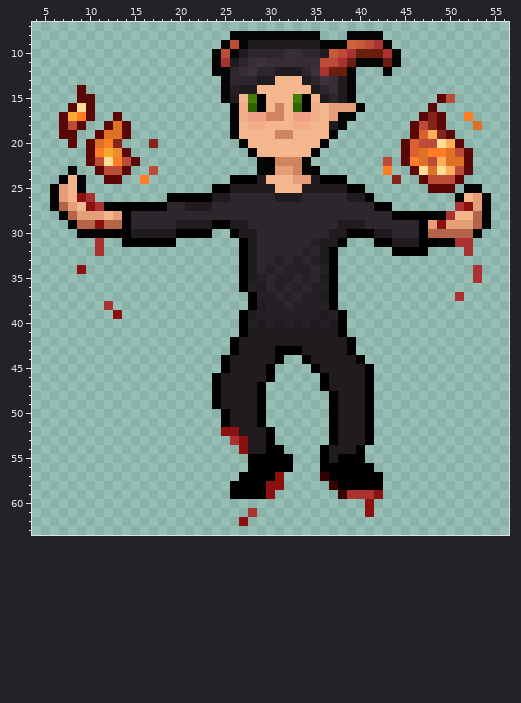
Pixel-art file, stored at assets/pixelArt/characters/demon.aseprite. Above: the version before the commit.
64x64 pixels, 1 frame. Shown: x 4..56, y 7..63.
New version:
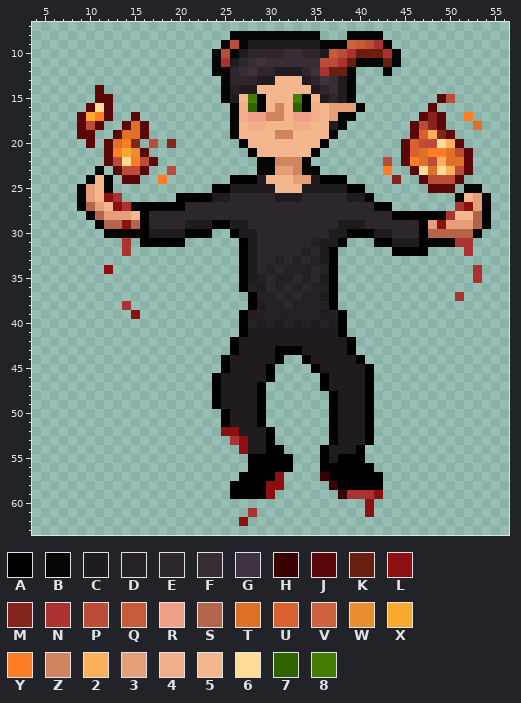
Palette (. is transparent): A #000000  B #060505  C #1f1b1e  D #252025  E #2d262d  F #362d37  G #3d333f  H #390000  J #5c0707  K #6a1e0f  L #8d1010  M #85241c  N #ac3232  P #bc4b37  Q #c65a3a  R #f09f89  S #b36449  T #df7126  U #d9602f  V #cc633c  W #e98d2f  X #f7aa2c  Y #ff7d24  Z #d18460  2 #ffae5a  3 #e59f78  4 #f1ad8a  5 #f4b78d  6 #ffdd97  7 #2d6400  8 #457e00
Difference:
Changed rows in their new state; - is an unchanged pixel.
Layers "body", "hair":
first column x 6:
14 ---.-J------------
15 ---..JJ-----------
16 --..-6J-----------
17 -..JXYJ.-J--------
18 -..-PJ..-TJ-------
19 -..JJ..JTTJ-------
20 --.--.JTYM-P-M----
21 ----..JYXWJ-------
22 ----..JP6YPJ------
23 --.--B.JPPJ.-P----
24 -...B5B.JJ.-Y-----
25 ...-35B-----------
26 ...B35LN-----.----
27 ...BS35LNB---AAEEE
28 -...BS3-35A-------
29 --...B--LSA---E---
30 ---...-BBAA---C---
31 -----.--N.----A---
32 -----.--N---------
34 ---.--L-----------
first column x 12:
38 .-N-
39 -.-L
